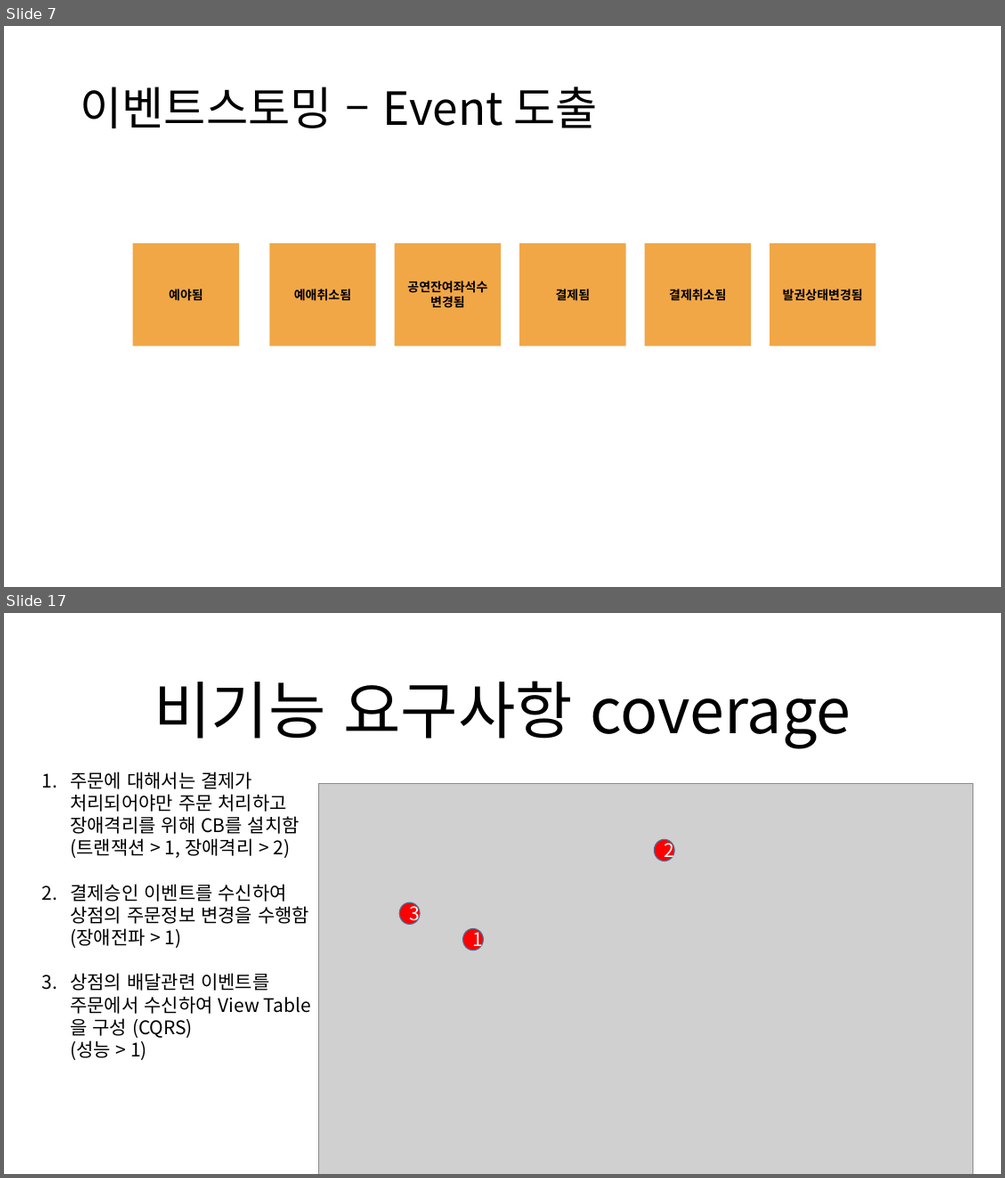
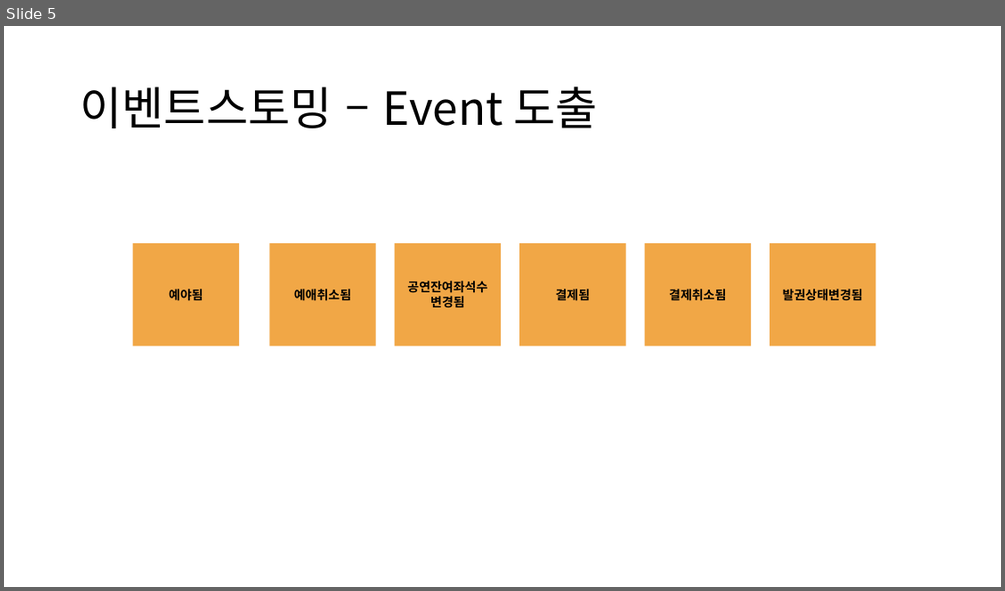
Before and after one commit to rudal13/teamBooking, a slide deck: 실무테스트 sheet.pptx. Shown one above the other, each under a label of ours: slides 7 and 17 before the commit, slide 5 after it; the slides between them are not shown. The pictures are 1005x1178 and 1005x591 pixels, drawn with LibreOffice and Linux fonts; fonts in the diff are those of the drawing; grey boxes stand for pictures. Boxes give left, top, right and bottom in pixels: in the first picture for what was removed or moved away, otherwise in the second. Text is boxed around its words. In the diff, an @@ line names an element or a change of style, - is before the commit and + after.

```diff
--- a/실무테스트 sheet.pptx
+++ b/실무테스트 sheet.pptx
@@ slide 17 removed at [4,613,1001,1174], background #FFFFFF @@
@@ text removed at [154,681,850,749] @@
-비기능 요구사항 coverage
@@ text removed at [70,771,311,1060] @@
-1. 주문에 대해서는 결제가 처리되어야만 주문 처리하고 장애격리를 위해 CB를 설치함 (트랜잭션 > 1, 장애격리 > 2)
-2. 결제승인 이벤트를 수신하여 상점의 주문정보 변경을 수행함
-   (장애전파 > 1)
-3. 상점의 배달관련 이벤트를 주문에서 수신하여 View Table 을 구성 (CQRS)
-   (성능 > 1)
@@ picture removed at [319,784,973,1174] @@
@@ ellipse removed at [655,840,675,861] @@
-2
@@ ellipse removed at [399,902,420,925] @@
-3
@@ ellipse removed at [463,929,484,950] @@
-1
@@ what was slide 7 is now slide 5 @@
```
Also in this commit, not shown: 7 slides changed, 7 slides added, 15 other slides removed.
